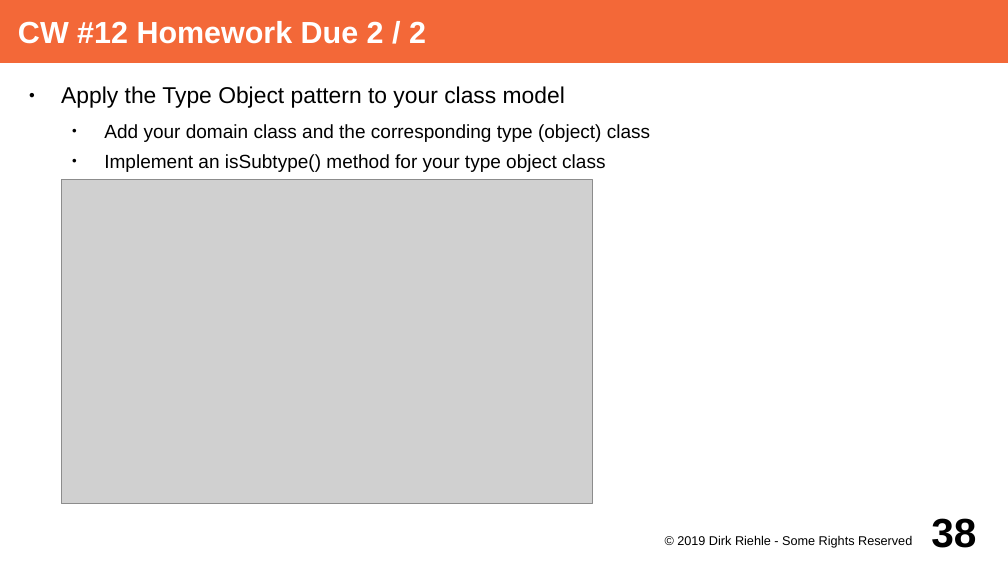
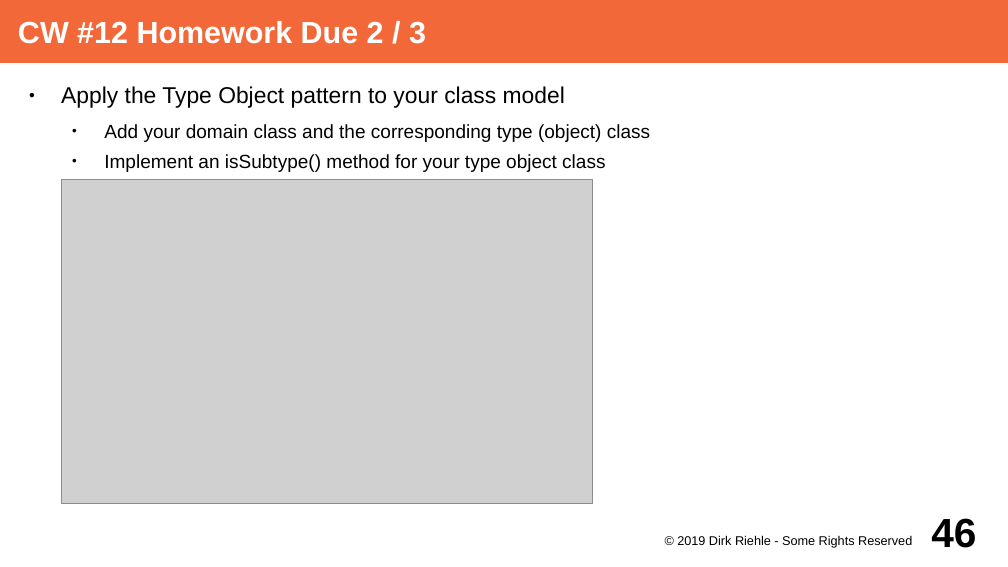
Before and after one commit to dirkriehle/adap-course, a slide deck: slide 46 of Lecture Slides/ADAP A02 - Course Schedule.odp (slide 38 before the commit). Drawn at 1008x567 pixels with LibreOffice and Linux fonts; fonts in the diff are those of the drawing; grey boxes stand for pictures. Boxes give left, top, right and bottom in pixels: in the first picture for what was removed or moved away, otherwise in the second. Text is boxed around its words. In the diff, an @@ line names an element or a change of style, - is before the commit and + after.

```diff
--- a/Lecture Slides/ADAP A02 - Course Schedule.odp
+++ b/Lecture Slides/ADAP A02 - Course Schedule.odp
@@ title at (18, 21, 426, 44): text changed @@
-CW #12 Homework Due 2 / 2
+CW #12 Homework Due 2 / 3
@@ page number at (931, 518, 976, 548): text changed @@
-38
+46
```
Also in this commit, not shown: 34 other slides changed, 10 slides added, 7 other files.
